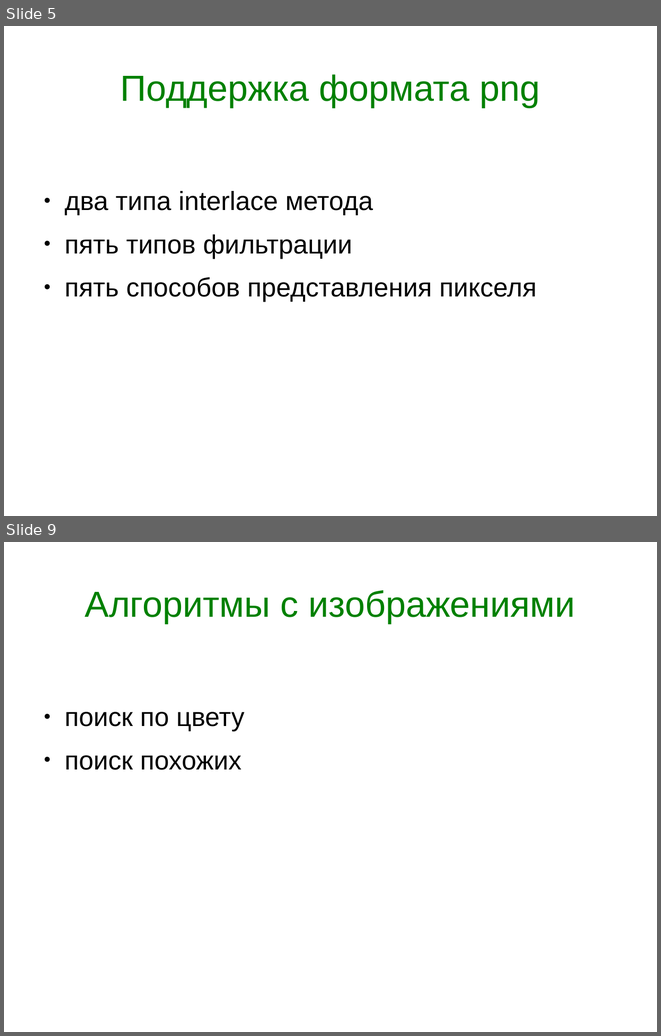
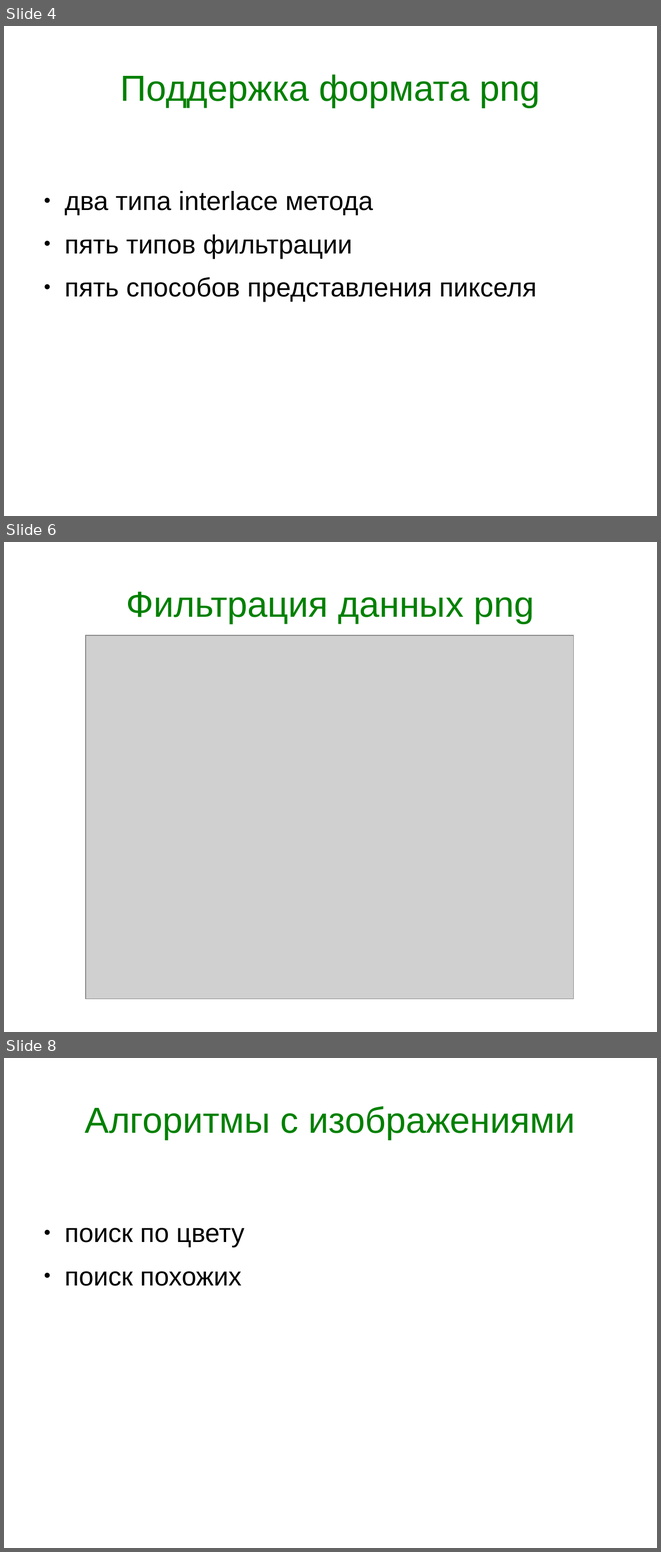
Before and after one commit to tipe/searchbycolor, a slide deck: Presentation.odp. Shown one above the other, each under a label of ours: slides 5 and 9 before the commit, slides 4, 6 and 8 after it; the slides between them are not shown. The pictures are 661x1036 and 661x1552 pixels, drawn with LibreOffice and Linux fonts; fonts in the diff are those of the drawing; grey boxes stand for pictures. Boxes give left, top, right and bottom in pixels: in the first picture for what was removed or moved away, otherwise in the second. Text is boxed around its words. In the diff, an @@ line names an element or a change of style, - is before the commit and + after.

```diff
--- a/Presentation.odp
+++ b/Presentation.odp
@@ slide 6 added at (4, 542, 657, 1032), background #FFFFFF @@
@@ title added at (126, 591, 534, 623), 44 pt, text #008000 @@
+Фильтрация данных png
@@ picture added at (86, 635, 574, 998) @@
@@ what was slide 5 is now slide 4 @@
@@ what was slide 9 is now slide 8 @@
```
Also in this commit, not shown: 2 slides changed, 6 other slides added, 4 slides removed.
